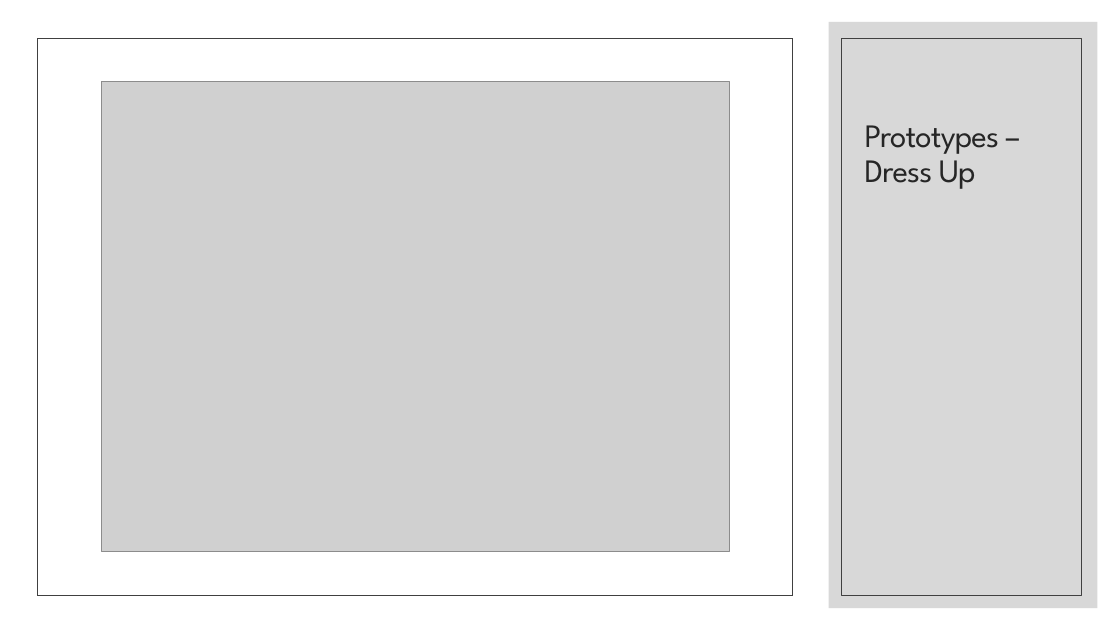
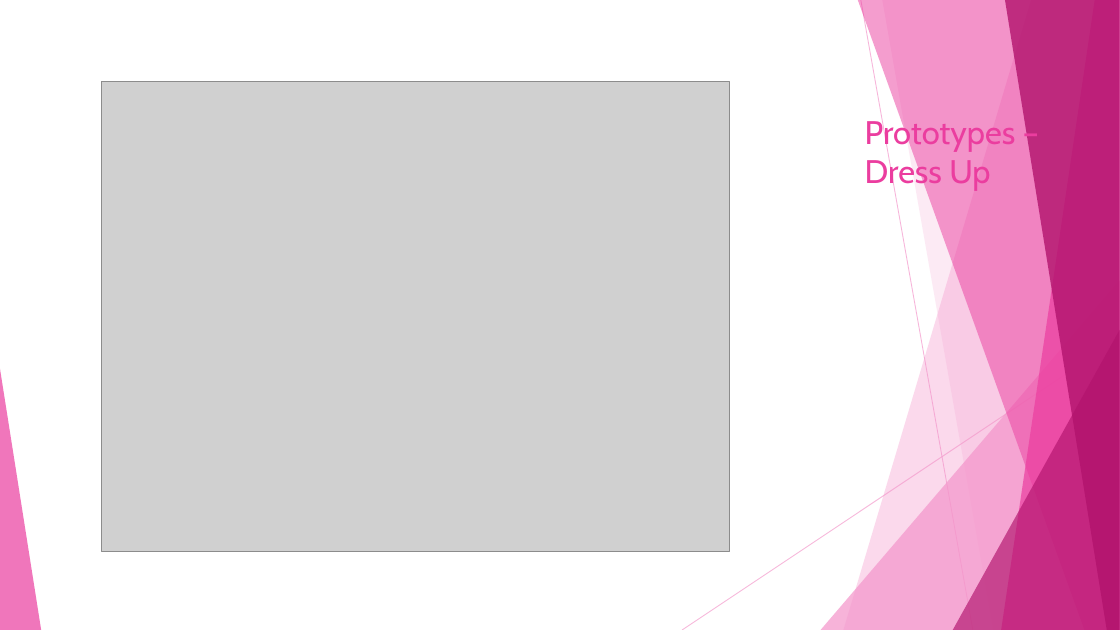
Before and after one commit to alexandraburress/488GroupProject, a slide deck: slide 7 of SchoolReport/Mobile Wizard Dress-Up Game.pptx. Drawn at 1120x630 pixels with LibreOffice and Linux fonts; fonts in the diff are those of the drawing; grey boxes stand for pictures. Boxes give left, top, right and bottom in pixels: in the first picture for what was removed or moved away, otherwise in the second. Text is boxed around its words. In the diff, an @@ line names an element or a change of style, - is before the commit and + after.

```diff
--- a/SchoolReport/Mobile Wizard Dress-Up Game.pptx
+++ b/SchoolReport/Mobile Wizard Dress-Up Game.pptx
@@ rectangle removed at [0, 0, 1120, 630] @@
@@ rectangle removed at [828, 22, 1097, 608] @@
@@ rectangle removed at [38, 38, 792, 595] @@
@@ rectangle removed at [841, 38, 1081, 595] @@
@@ title "Prototypes – Dress Up" at [865, 117, 1016, 191]: font League Spartan to Cabin, text colour #262626 to #EB3D9F, letter spacing -0.7 to 0 pt; line spacing 0.9 to 1 @@
@@ group added at [0, 0, 1120, 630]: 5 freeform shapes, 3 triangles, 2 lines @@
```
Also in this commit, not shown: 13 other slides changed, 1 other file.
